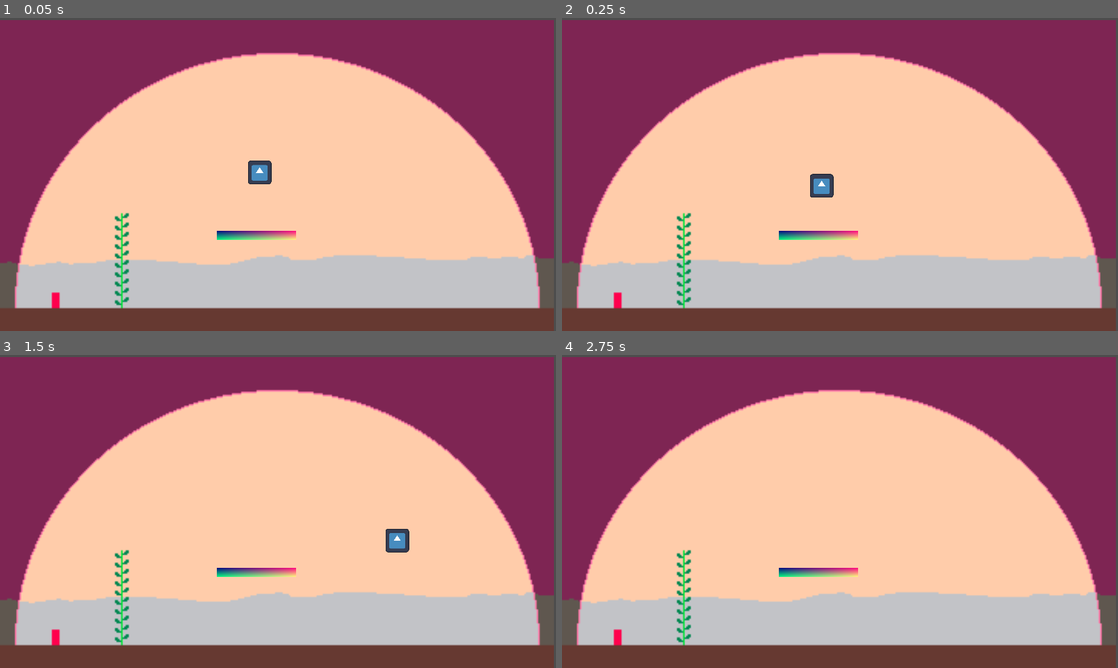
Above: before the commit, frames 1-4 (two rows, left to right).
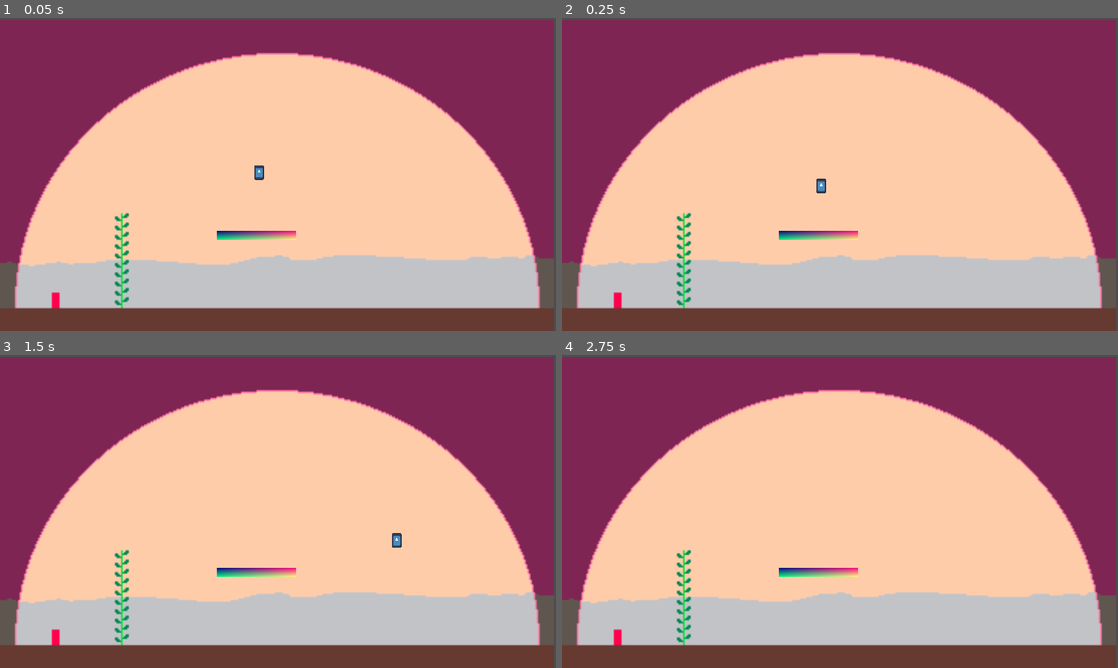
Above: after the commit, the same moments.

Repository: razzius/oxygen-farm
Game: Godot game, scene res://main.tscn
Two runs of this game, one before a commit and one after it. Both use one fixed random seed, a clock stepped at 60 frames per second and the inputs below. The engine's default icon, where the game draws it, is replaced by a stand-in: a white triangle on a blue panel in a dark square.
Inputs:
- Up to frame 1 (0.05 s): no input
- Up to frame 2 (0.25 s): no input
- Up to frame 3 (1.5 s): hold D (right) from 0.53 s (still down); tap Space (cut) at 0.6 s; tap W (up) at 0.77, 0.8, 1.07, 1.35 s
- Up to frame 4 (2.75 s): tap W (up) at 1.52, 1.82, 2.3 s; tap Space (cut) at 1.55, 2.1 s; release D (right) at 2.03 s; hold Left (left) from 2.03 s (still down)

The runs differ from the first frame. In frame 1, 0.3% of the frame differs, in the area x 44-49%, y 45-54%; in frame 2, 0.3%; in frame 3, 0.3%; in frame 4, nothing differs.

Commit message:
Moved Player folder and added Cutting functionality

Diff:
--- /dev/null
+++ b/Player/player.gd
@@ -0,0 +1,80 @@
+extends CharacterBody2D
+
+
+const SPEED = 300.0
+const JUMP_VELOCITY = -400.0
+
+@onready var LeftCutCollisionDetection := $LeftCutCollisionDetection
+@onready var RightCutCollisionDetection := $RightCutCollisionDetection
+
+var CutEndTime : float = 0.0
+@export var CutAnimationDuration : float = 0.25
+var bWasCutting : bool = false
+
+var bFacingRight : bool = true
+
+func _ready() -> void:
+	LeftCutCollisionDetection.disabled = true
+	RightCutCollisionDetection.disabled = true
+
+
+func _process(delta : float) -> void:
+	var bIsCutting : bool = IsCutting()
+
+	if !bIsCutting and bWasCutting:
+		StopCutting()
+
+	if Input.is_action_just_pressed("cut"):
+		StartCutting()
+
+	bWasCutting = bIsCutting
+
+
+func _physics_process(delta: float) -> void:
+	# Add the gravity.
+	if not is_on_floor():
+		velocity += get_gravity() * delta
+
+	# Handle jump.
+	if Input.is_action_just_pressed("up") and is_on_floor():
+		velocity.y = JUMP_VELOCITY
+
+	# Get the input direction and handle the movement/deceleration.
+	# As good practice, you should replace UI actions with custom gameplay actions.
+	var direction := Input.get_axis("left", "right")
+	if direction:
+		velocity.x = direction * SPEED
+	else:
+		velocity.x = move_toward(velocity.x, 0, SPEED)
+
+	if !IsCutting():
+		if bFacingRight and velocity.x < 0.0:
+			bFacingRight = false
+		elif !bFacingRight and velocity.x > 0.0:
+			bFacingRight = true
+
+	move_and_slide()
+
+
+func StartCutting() -> void:
+	if IsCutting():
+		return
+
+	CutEndTime = GameStateManager.Now + CutAnimationDuration
+
+	SetCutCollisionEnabled(true)
+
+
+func StopCutting() -> void:
+	SetCutCollisionEnabled(false)
+
+
+func SetCutCollisionEnabled(bEnabled : bool) -> void:
+	if bFacingRight:
+		RightCutCollisionDetection.disabled = !bEnabled
+	else:
+		LeftCutCollisionDetection.disabled = !bEnabled
+
+
+func IsCutting() -> bool:
+	return GameStateManager.Now < CutEndTime
--- /dev/null
+++ b/Player/player.tscn
@@ -0,0 +1,28 @@
+[gd_scene load_steps=5 format=3 uid="uid://ba0hqbqmx7rha"]
+
+[ext_resource type="Script" path="res://Player/player.gd" id="1_yk5km"]
+[ext_resource type="Texture2D" uid="uid://cae5003q3i5iy" path="res://icon.svg" id="2_ckkh4"]
+
+[sub_resource type="CapsuleShape2D" id="CapsuleShape2D_2f1u2"]
+
+[sub_resource type="RectangleShape2D" id="RectangleShape2D_1lpfn"]
+size = Vector2(25, 16)
+
+[node name="Player" type="CharacterBody2D"]
+script = ExtResource("1_yk5km")
+
+[node name="CollisionShape2D" type="CollisionShape2D" parent="."]
+shape = SubResource("CapsuleShape2D_2f1u2")
+
+[node name="Icon" type="Sprite2D" parent="."]
+position = Vector2(-4.76837e-07, 9.53674e-07)
+scale = Vector2(0.15625, 0.234375)
+texture = ExtResource("2_ckkh4")
+
+[node name="RightCutCollisionDetection" type="CollisionShape2D" parent="."]
+position = Vector2(12.5, -5)
+shape = SubResource("RectangleShape2D_1lpfn")
+
+[node name="LeftCutCollisionDetection" type="CollisionShape2D" parent="."]
+position = Vector2(-13, -5)
+shape = SubResource("RectangleShape2D_1lpfn")
--- a/main.tscn
+++ b/main.tscn
@@ -1,6 +1,6 @@
 [gd_scene load_steps=11 format=3 uid="uid://bdy3tagav4qmb"]
 
-[ext_resource type="PackedScene" uid="uid://ba0hqbqmx7rha" path="res://player.tscn" id="1_pwm58"]
+[ext_resource type="PackedScene" uid="uid://ba0hqbqmx7rha" path="res://Player/player.tscn" id="1_pwm58"]
 [ext_resource type="Shader" path="res://razzishader.gdshader" id="2_gyp2u"]
 [ext_resource type="Texture2D" uid="uid://cae5003q3i5iy" path="res://icon.svg" id="3_4ldu5"]
 [ext_resource type="Texture2D" uid="uid://ll0agfil831v" path="res://art/mockup.png" id="3_ce1ep"]
--- a/player.gd
+++ /dev/null
@@ -1,25 +0,0 @@
-extends CharacterBody2D
-
-
-const SPEED = 300.0
-const JUMP_VELOCITY = -400.0
-
-
-func _physics_process(delta: float) -> void:
-	# Add the gravity.
-	if not is_on_floor():
-		velocity += get_gravity() * delta
-
-	# Handle jump.
-	if Input.is_action_just_pressed("up") and is_on_floor():
-		velocity.y = JUMP_VELOCITY
-
-	# Get the input direction and handle the movement/deceleration.
-	# As good practice, you should replace UI actions with custom gameplay actions.
-	var direction := Input.get_axis("left", "right")
-	if direction:
-		velocity.x = direction * SPEED
-	else:
-		velocity.x = move_toward(velocity.x, 0, SPEED)
-
-	move_and_slide()
--- a/player.tscn
+++ /dev/null
@@ -1,17 +0,0 @@
-[gd_scene load_steps=4 format=3 uid="uid://ba0hqbqmx7rha"]
-
-[ext_resource type="Script" path="res://player.gd" id="1_yk5km"]
-[ext_resource type="Texture2D" uid="uid://cae5003q3i5iy" path="res://icon.svg" id="2_ckkh4"]
-
-[sub_resource type="CapsuleShape2D" id="CapsuleShape2D_2f1u2"]
-
-[node name="Player" type="CharacterBody2D"]
-script = ExtResource("1_yk5km")
-
-[node name="CollisionShape2D" type="CollisionShape2D" parent="."]
-shape = SubResource("CapsuleShape2D_2f1u2")
-
-[node name="Icon" type="Sprite2D" parent="."]
-position = Vector2(1, 0)
-scale = Vector2(0.382812, 0.382812)
-texture = ExtResource("2_ckkh4")
